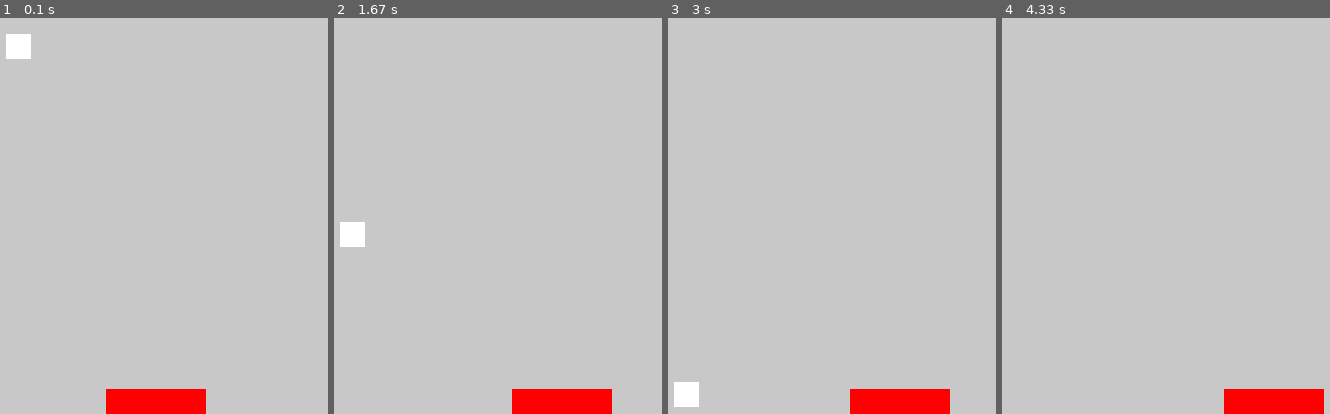
Above: before the commit, frames 1-4 (left to right).
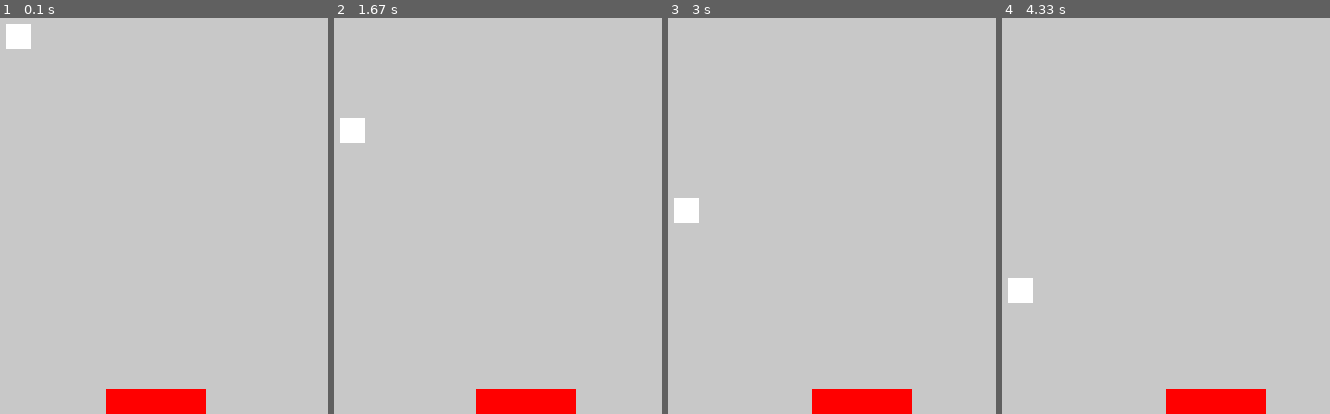
Above: after the commit, the same moments.

Repository: jreich02/PythonIntro
Game: pygame game, started from pygameIntro.py
The game is run twice, just before and just after one commit, with the same random seed, the same clock (stepped at 60 frames per second) and the same inputs.
Inputs:
- Up to frame 1 (0.1 s): no input
- Up to frame 2 (1.67 s): hold Right 0.33-0.8 s; hold Right 0.83-1.3 s; hold Left from 1.33 s (still down)
- Up to frame 3 (3 s): release Left at 1.87 s; hold Left 1.9-2.3 s; hold Right 2.33-2.97 s
- Up to frame 4 (4.33 s): hold Left 3-3.47 s; hold Right 3.5-3.97 s; hold Right from 4 s (still down)

The runs differ from the first frame. In frame 1, 0.4% of the frame differs, in the area x 1-10%, y 1-11%; in frame 2, 2.3%; in frame 3, 2.4%; in frame 4, 2.7%, in the area x 1-99%, y 65-100%.

Commit message:
changed pong speed to 1 (jumpy)

Diff:
--- a/pygameIntro.py
+++ b/pygameIntro.py
@@ -22,7 +22,7 @@
 rectColor = (255, 0, 0)
 rectSize = rectWidth, rectHeight = 100, 25
 rectPos = rectX, rectY = 200, 500
-rectSpeed = 2
+rectSpeed = 1
 
 gameRect = pygame.Rect(rectX, rectY, rectWidth, rectHeight)
 
